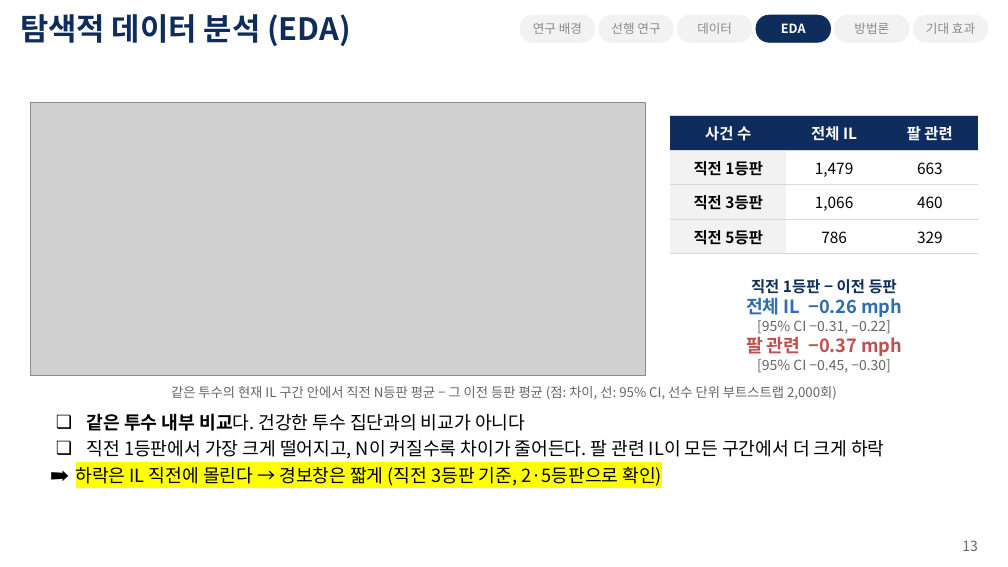
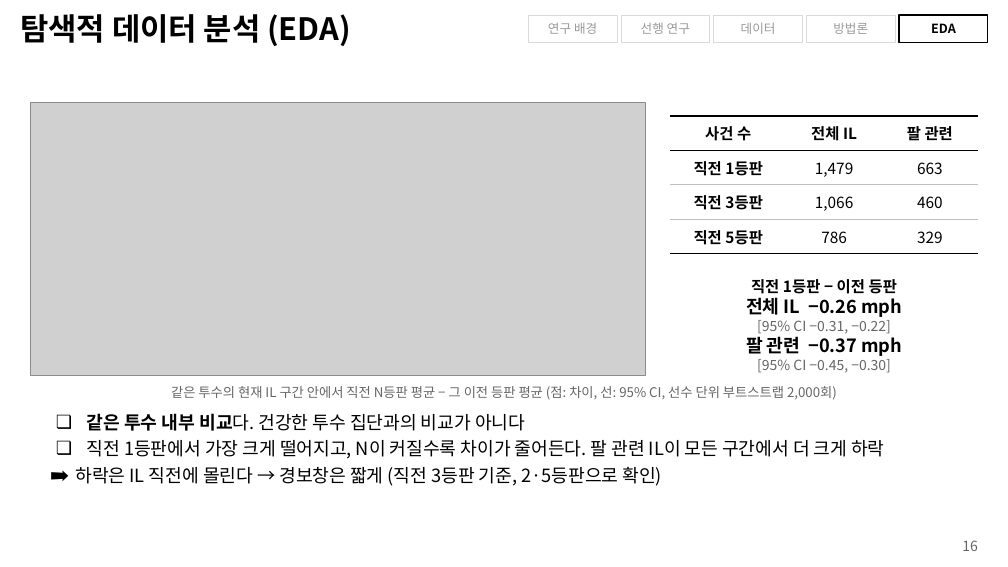
Before and after one commit to chirisjmmm/timeseries, a slide deck: slide 16 of presentation/투수부상_조기경보_제안발표_KO.pptx (slide 13 before the commit). Drawn at 1008x567 pixels with LibreOffice and Linux fonts; fonts in the diff are those of the drawing; grey boxes stand for pictures; background and template pictures are left out. Boxes give left, top, right and bottom in pixels: in the first picture for what was removed or moved away, otherwise in the second. Text is boxed around its words. In the diff, an @@ line names an element or a change of style, - is before the commit and + after.

```diff
--- a/presentation/투수부상_조기경보_제안발표_KO.pptx
+++ b/presentation/투수부상_조기경보_제안발표_KO.pptx
@@ title "탐색적 데이터 분석 (EDA)" at (20, 14, 350, 46): text colour #0F2D5C to #000000 @@
@@ rectangle "연구 배경": place and size @@
-rectangle "연구 배경" at (520, 15, 595, 42)
+rectangle "연구 배경" at (528, 15, 617, 42)
@@ rectangle "선행 연구": place and size @@
-rectangle "선행 연구" at (599, 15, 673, 42)
+rectangle "선행 연구" at (621, 15, 710, 42)
@@ text colour #8A8A8A to #9A9A9A; rounded rectangle to rectangle; fill #F2F2F2 to none; outline #F2F2F2 0.5 pt to #D9D9D9 0.5 pt in 4 elements at (528, 15, 617, 42), (806, 15, 895, 42), (621, 15, 710, 42), (714, 15, 802, 42) @@
@@ rectangle "데이터": place and size @@
-rectangle "데이터" at (677, 15, 752, 42)
+rectangle "데이터" at (714, 15, 802, 42)
@@ rectangle "방법론": place and size @@
-rectangle "방법론" at (835, 15, 909, 42)
+rectangle "방법론" at (806, 15, 895, 42)
@@ rectangle "EDA": place and size @@
-rectangle "EDA" at (756, 15, 831, 42)
+rectangle "EDA" at (899, 15, 988, 42)
@@ rectangle "EDA" at (899, 15, 988, 42): text colour #FFFFFF to #000000; rounded rectangle to rectangle; fill #0F2D5C to none; outline #0F2D5C 0.5 pt to #000000 1 pt @@
@@ rounded rectangle removed at (913, 15, 988, 42) @@
-기대 효과
@@ table at (670, 116, 978, 249) @@
@@ fill #0F2D5C to none in row 1 @@
@@ fill #F2F2F2 to none in 3 cells @@
@@ fill #FFFFFF to none in 6 cells @@
@@ text colour #FFFFFF to #000000 in "사건 수", "전체 IL", "팔 관련" @@
@@ borders changed @@
@@ text at (746, 279, 902, 356): text colour #0F2D5C to #000000 in "직전 1등판 − 이전 등판"; text colour #2E6DB4 to #000000 in "전체 IL −0.26 mph"; text colour #C0504D to #000000 in "팔 관련 −0.37 mph" @@
@@ text at (76, 467, 662, 486): highlight #FFFF00 to none in "하락은 IL 직전에 몰린다 → 경보창은 짧게 ..." @@
@@ page number at (962, 540, 978, 551): text changed @@
-13
+16
```
Also in this commit, not shown: 17 other slides changed, 3 slides removed, 1 other file.
